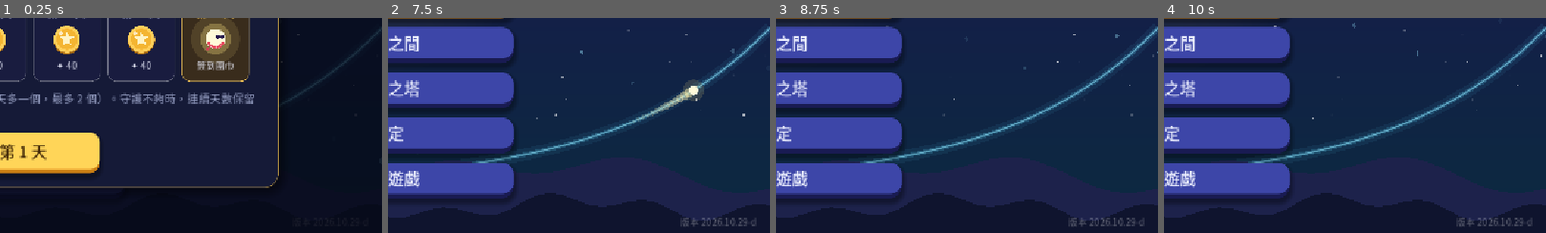
Above: before the commit, frames 1-4 (left to right).
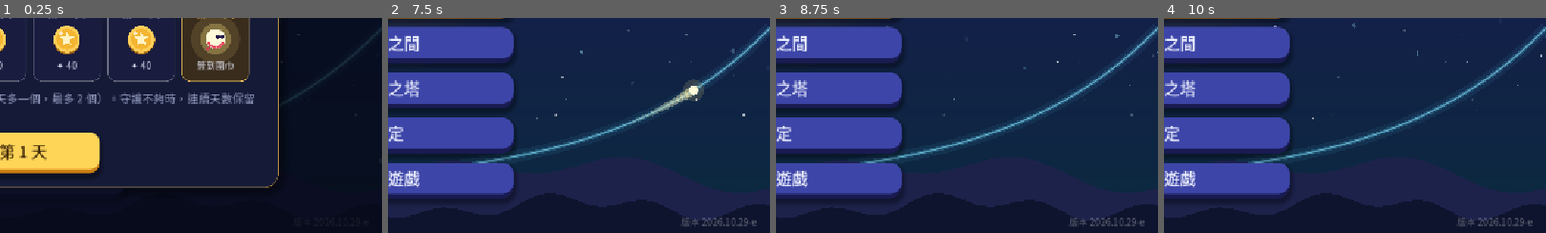
Above: after the commit, the same moments.

Repository: sam2068csie/light-spirit-journey
Game: Godot game, scene res://main_menu.tscn
Two runs of this game, one before a commit and one after it. Both use one fixed random seed, a clock stepped at 60 frames per second and the inputs below.
Inputs (mouse positions are % of the whole screen's width and height, from its top left):
- Up to frame 1 (0.25 s): no input
- Up to frame 2 (7.5 s): click "開始冒險" at 0.5 s; click "開始冒險" at 1.25 s; click "修煉之間" at 2 s; click "終焉之塔" at 2.75 s; click "設定" at 3.5 s; click "離開遊戲" at 4.25 s; click "每日任務" at 5 s; click "光靈扭蛋" at 5.75 s; click "光靈衣櫃" at 6.5 s; click "✕" at 7.25 s
- Up to frame 3 (8.75 s): tap Enter at 8 s; drag from (50, 50) to (60, 28) at 8.02 s
- Up to frame 4 (10 s): drag from (30, 55) to (45, 70) at 8.77 s; move the mouse to (60, 28) at 9.52 s; hold Right from 9.53 s (still down); tap 9 at 9.6 s
The pictures show only the part of the screen within x 50-100%, y 50-100%; the shares and areas given below are measured in that part.

The runs differ from the first frame. In frame 2, 0.1% of the frame differs, in the area x 76-97%, y 92-97%; in frame 3, 0.1%; in frame 4, 0.1%.

Commit message:
終焉之塔 b_ineq 拆細步驟、修正 (1) 重複 (BUILD 2026.10.29-e)
Co-Authored-By: Claude Opus 5.5 <noreply@anthropic.com>
Claude-Session: https://claude.ai/code/session_01RombajUyooAJ6yvir5uviP

Diff:
--- a/data/game.gd
+++ b/data/game.gd
@@ -550,7 +550,7 @@
 
 const DQ := preload("daily_quests.gd")
 ## 版本號（主畫面右下角會顯示）：每次交給你新的檔案時更新，方便確認手機上裝的是不是最新版
-const BUILD := "2026.10.29-d"
+const BUILD := "2026.10.29-e"
 
 
 ## 讀取各單元的資料；舊存檔（還沒有單元的版本）的今日修煉、終焉之塔紀錄搬到「指數與對數」
--- a/data/tower_bank.gd
+++ b/data/tower_bank.gd
@@ -670,10 +670,20 @@
 	{"id": "b_ineq", "kind": "boss", "tier": 3, "title": "換元不等式", "tmul": 1.7,
 		"stem": "解不等式 3^{−x + 3} − 244 · 3^{−x/2} + 9 < 0。",
 		"steps": [
-			{"t": "choice", "part": "(1)", "q": "令 t = 3^{−x/2}，3^{−x + 3} 用 t 表示：", "pre": "(1)　令 t = 3^{−x/2}（t > 0）", "opts": ["27t^{2}", "27t", "3t^{2}", "t^{2} + 27"],
-				"hint": "3^{−x + 3} = 27 · (3^{−x/2})^{2}", "write": "(1)　27t^{2} − 244t + 9 < 0"},
-			{"t": "choice", "part": "(2)", "q": "因式分解後，t 的範圍？", "opts": ["1/27 < t < 9", "t < 1/27 或 t > 9", "1/9 < t < 27", "0 < t < 9"],
-				"hint": "(27t − 1)(t − 9) < 0", "write": "(2)　1/27 < t < 9　→　3^{−3} < 3^{−x/2} < 3^{2}　→　−3 < −x/2 < 2"},
+			{"t": "choice", "part": "(1)", "q": "令 t = 3^{−x/2}，t 的範圍是？", "opts": ["t > 0", "t ≥ 1", "t ≥ 0", "全體實數"],
+				"hint": "3 的任何次方都是正數", "write": "(1)　令 t = 3^{−x/2}，t > 0"},
+			{"t": "choice", "part": "(1)", "q": "3^{−x + 3} 用 t 表示：", "opts": ["27t^{2}", "27t", "3t^{2}", "t^{2} + 27"],
+				"hint": "3^{−x + 3} = 3^{3} · 3^{−x} = 27 · (3^{−x/2})^{2}", "write": "3^{−x + 3} = 3^{3} · (3^{−x/2})^{2} = 27t^{2}"},
+			{"t": "choice", "part": "(1)", "q": "原不等式改寫成 t 的式子：", "opts": ["27t^{2} − 244t + 9 < 0", "27t − 244t + 9 < 0", "27t^{2} − 244t^{2} + 9 < 0", "t^{2} − 244t + 243 < 0"],
+				"hint": "3^{−x/2} 直接換成 t", "write": "原式 ⇒ 27t^{2} − 244t + 9 < 0"},
+			{"t": "choice", "part": "(2)", "q": "27t^{2} − 244t + 9 因式分解：", "opts": ["(27t − 1)(t − 9)", "(27t − 9)(t − 1)", "(9t − 1)(3t − 9)", "(27t + 1)(t + 9)"],
+				"hint": "27 × 9 = 243，243 + 1 = 244：交叉相乘湊 −244t", "write": "(2)　(27t − 1)(t − 9) < 0"},
+			{"t": "choice", "part": "(2)", "q": "t 的範圍？", "opts": ["1/27 < t < 9", "t < 1/27 或 t > 9", "1/9 < t < 27", "0 < t < 9"],
+				"hint": "兩根 1/27、9；開口向上，小於 0 在兩根之間", "write": "1/27 < t < 9（也滿足 t > 0）"},
+			{"t": "choice", "part": "(2)", "q": "換回 3^{−x/2}，兩端寫成 3 的次方：", "opts": ["3^{−3} < 3^{−x/2} < 3^{2}", "3^{3} < 3^{−x/2} < 3^{2}", "3^{−3} < 3^{−x/2} < 3^{−2}", "3^{−1/3} < 3^{−x/2} < 3^{2}"],
+				"hint": "1/27 = 3^{−3}，9 = 3^{2}", "write": "3^{−3} < 3^{−x/2} < 3^{2}"},
+			{"t": "choice", "part": "(2)", "q": "底數 3 > 1，比較指數：", "opts": ["−3 < −x/2 < 2", "−3 > −x/2 > 2", "3 < −x/2 < 2", "−3 < x/2 < 2"],
+				"hint": "底數大於 1 是遞增，指數的大小順序和原本一樣", "write": "底數 3 > 1 ⇒ −3 < −x/2 < 2"},
 			{"t": "choice", "part": "(3)", "q": "−3 < −x/2 < 2 化成 x 的範圍時，不等號？",
 				"opts": ["兩邊都反向", "都不變", "只有左邊反向"], "hint": "乘上 −2 要變號", "write": "(3)　兩邊乘 −2（不等號反向）：6 > x > −4"},
 			{"t": "line", "part": "(3)", "q": "封印 x 的範圍。", "row": "解", "marks": ["−4", "6"], "seg": [0, 1, 0], "pt": [0, 0],
